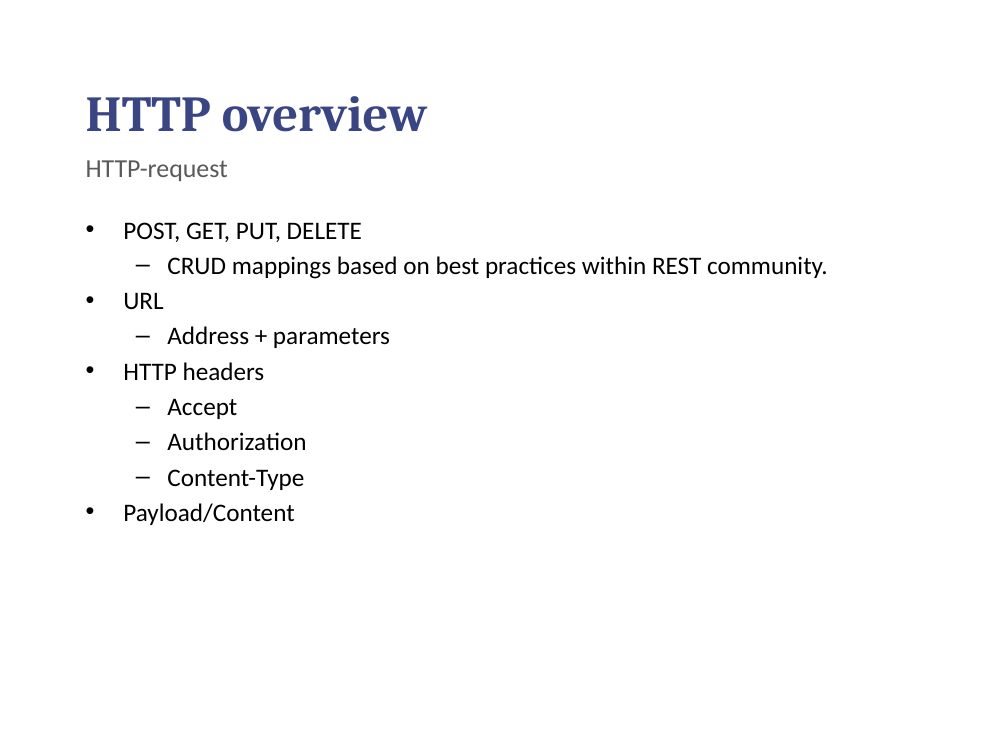
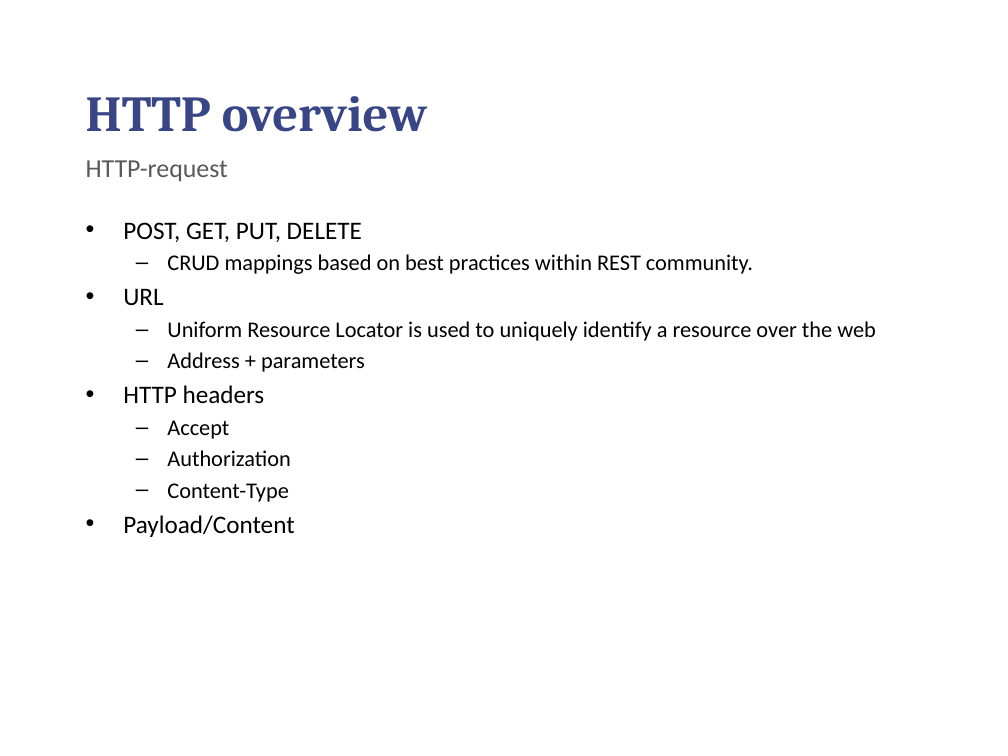
Before and after one commit to chilmers/cadec-healthcare-api-tutorial, a slide deck: slide 8 of Cadec-vårdens-apier.pptx. Drawn at 1008x756 pixels with LibreOffice and Linux fonts; fonts in the diff are those of the drawing; background and template pictures are left out. Boxes give left, top, right and bottom in pixels: in the first picture for what was removed or moved away, otherwise in the second. Text is boxed around its words. In the diff, an @@ line names an element or a change of style, - is before the commit and + after.

```diff
--- a/Cadec-vårdens-apier.pptx
+++ b/Cadec-vårdens-apier.pptx
@@ text at [167,254,753,502]: size 18 to 16 pt in "CRUD mappings based on best practices within ...", "Address + parameters", "Accept", "Authorization" and 1 more places @@
@@ text at [167,321,876,341]: paragraph added @@
+  – Uniform Resource Locator is used to uniquely identify a resource over the web
```
Also in this commit, not shown: 1 slide added.
